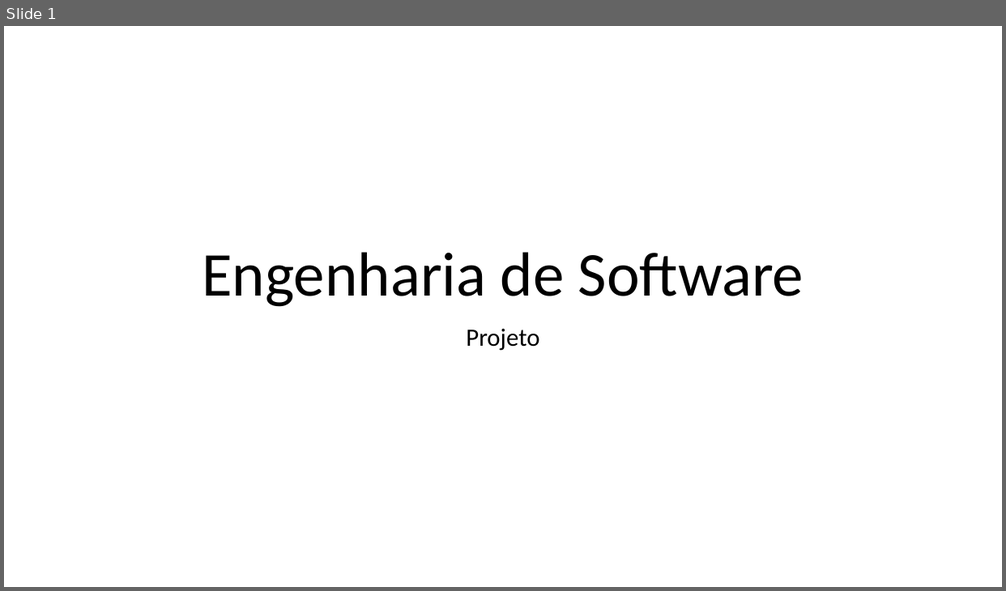
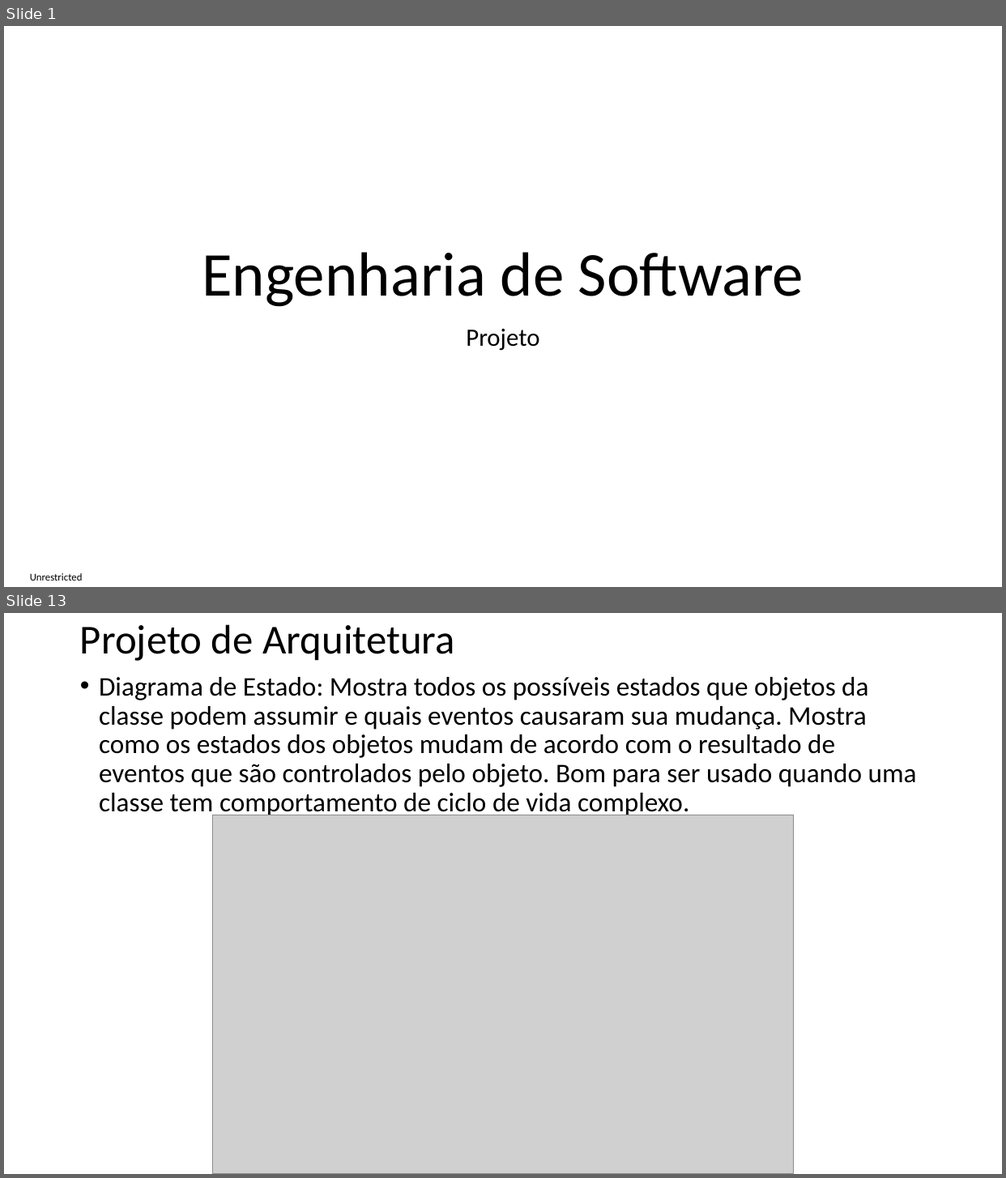
Before and after one commit to impagno/pwcamoes, a slide deck: Documentos/Engenharia de Software - Projeto.pptx. Shown one above the other, each under a label of ours: slide 1 before the commit, slides 1 and 13 after it; the slides between them are not shown. The pictures are 1006x591 and 1006x1178 pixels, drawn with LibreOffice and Linux fonts; fonts in the diff are those of the drawing; grey boxes stand for pictures. Boxes give left, top, right and bottom in pixels: in the first picture for what was removed or moved away, otherwise in the second. Text is boxed around its words. In the diff, an @@ line names an element or a change of style, - is before the commit and + after.

```diff
--- a/Documentos/Engenharia de Software - Projeto.pptx
+++ b/Documentos/Engenharia de Software - Projeto.pptx
@@ slide 13 added at (4,613,1002,1174), background #FFFFFF @@
@@ title added at (80,624,455,661), 39.6 pt, text #000000 @@
+Projeto de Arquitetura
@@ text added at (99,677,917,819), 25.9 pt, text #000000 @@
+• Diagrama de Estado: Mostra todos os possíveis estados que objetos da classe podem assumir e quais eventos causaram sua mudança. Mostra como os estados dos objetos mudam de acordo com o resultado de eventos que são controlados pelo objeto. Bom para ser usado quando uma classe tem comportamento de ciclo de vida complexo.
@@ picture added at (213,815,794,1174) @@
@@ slide 1 changed as well @@
@@ text added at (30,574,83,581), 10 pt, text #000000 @@
+Unrestricted
```
Also in this commit, not shown: 13 other slides added, 5 slides removed.
